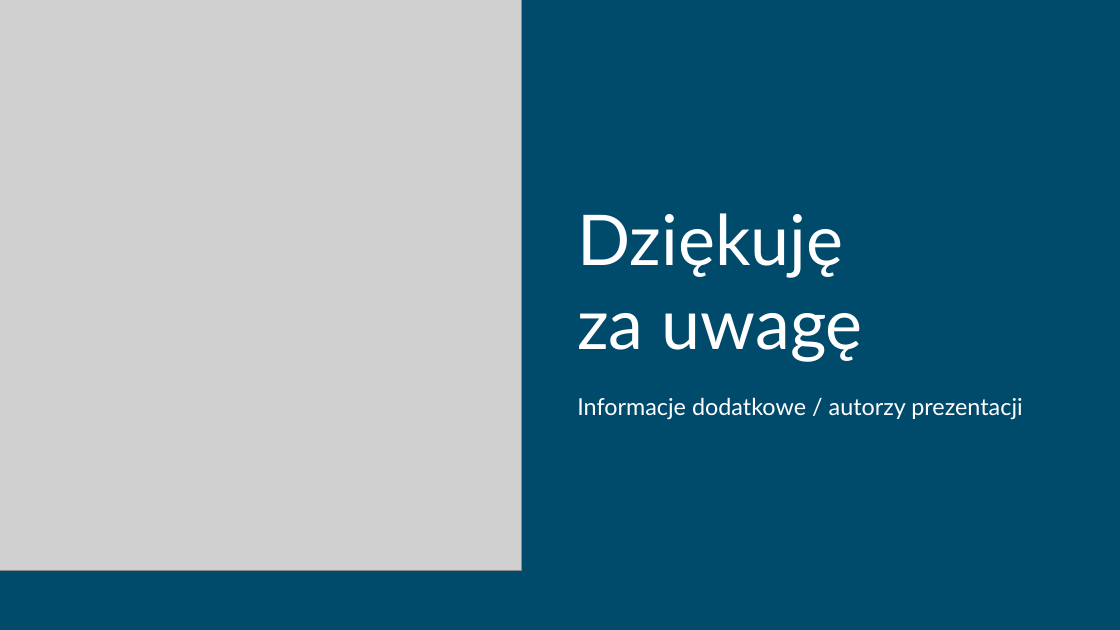
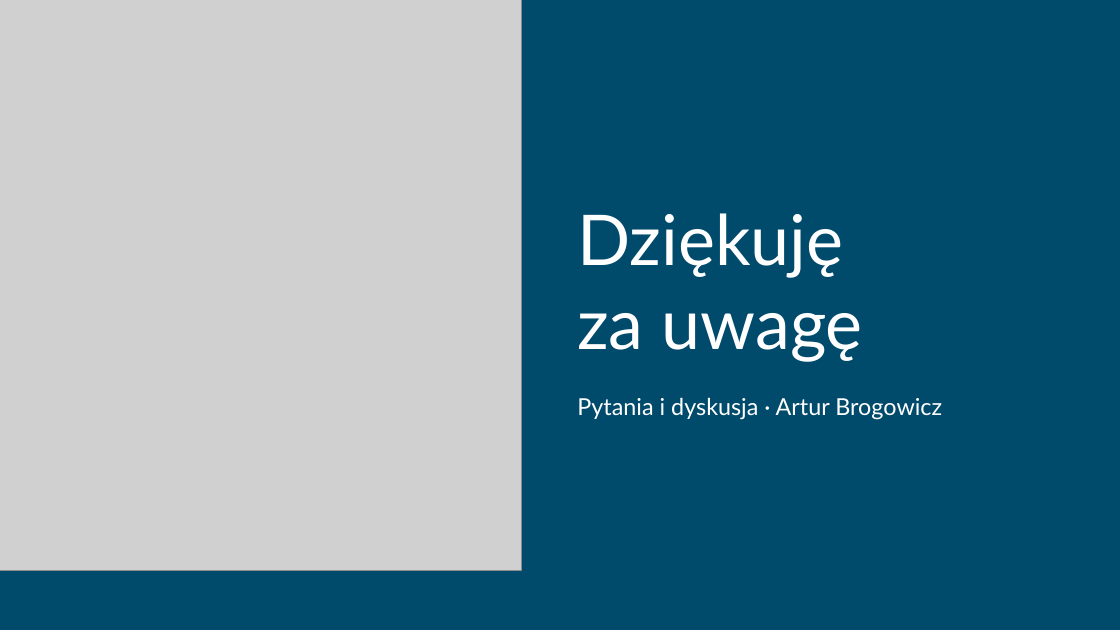
Before and after one commit to ArturBrogowicz/code, a slide deck: slide 24 of presentation/Prezentacja_WEiTI_PL.pptx (slide 6 before the commit). Drawn at 1120x630 pixels with LibreOffice and Linux fonts; fonts in the diff are those of the drawing; grey boxes stand for pictures. Boxes give left, top, right and bottom in pixels: in the first picture for what was removed or moved away, otherwise in the second. Text is boxed around its words. In the diff, an @@ line names an element or a change of style, - is before the commit and + after.

```diff
--- a/presentation/Prezentacja_WEiTI_PL.pptx
+++ b/presentation/Prezentacja_WEiTI_PL.pptx
@@ text at [577,397,942,420]: text changed @@
-Informacje dodatkowe / autorzy prezentacji
+Pytania i dyskusja · Artur Brogowicz
```
Also in this commit, not shown: 1 other slide changed, 22 slides added, 4 slides removed.
